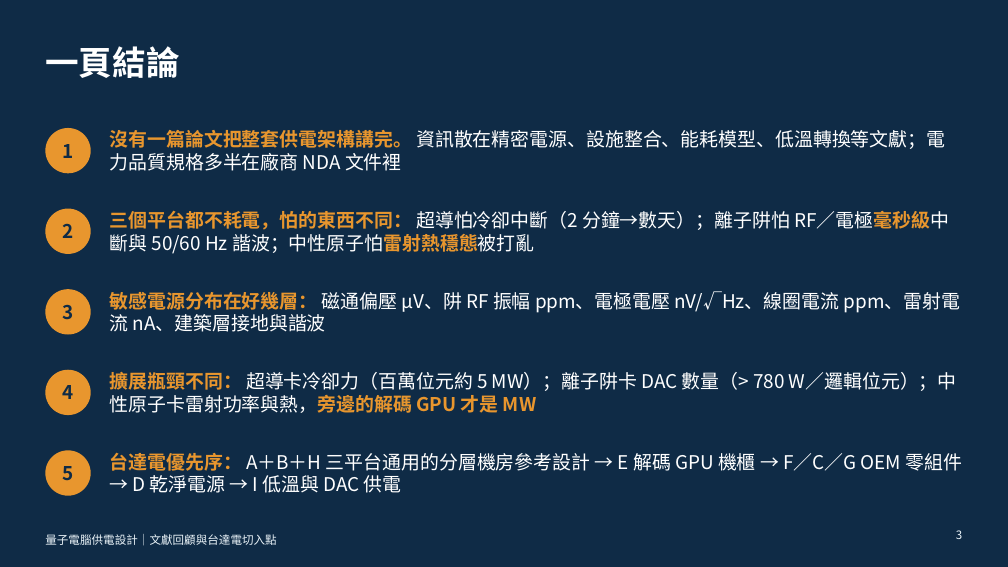
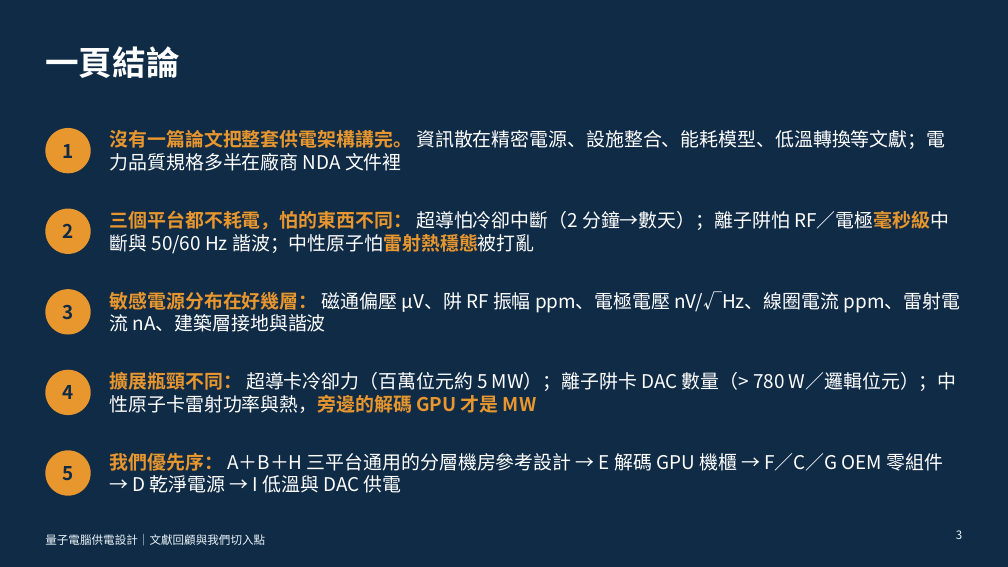
Before and after one commit to pcpcchen-coder/QuantumComputing, a slide deck: slide 3 of slides/output/qc-power-supply-delta.pptx. Drawn at 1008x567 pixels with LibreOffice and Linux fonts; fonts in the diff are those of the drawing. Boxes give left, top, right and bottom in pixels: in the first picture for what was removed or moved away, otherwise in the second. Text is boxed around its words. In the diff, an @@ line names an element or a change of style, - is before the commit and + after.

```diff
--- a/slides/output/qc-power-supply-delta.pptx
+++ b/slides/output/qc-power-supply-delta.pptx
@@ text at [110, 453, 944, 493]: text changed @@
-台達電優先序： A＋B＋H 三平台通用的分層機房參考設計 → E 解碼 GPU 機櫃 → F／C／G OEM 零組件 → D 乾淨電源 → I 低溫與 DAC 供電
+我們優先序： A＋B＋H 三平台通用的分層機房參考設計 → E 解碼 GPU 機櫃 → F／C／G OEM 零組件 → D 乾淨電源 → I 低溫與 DAC 供電
@@ text at [45, 534, 265, 546]: text changed @@
-量子電腦供電設計｜文獻回顧與台達電切入點
+量子電腦供電設計｜文獻回顧與我們切入點
```
Also in this commit, not shown: 76 other slides changed, 8 other files.
